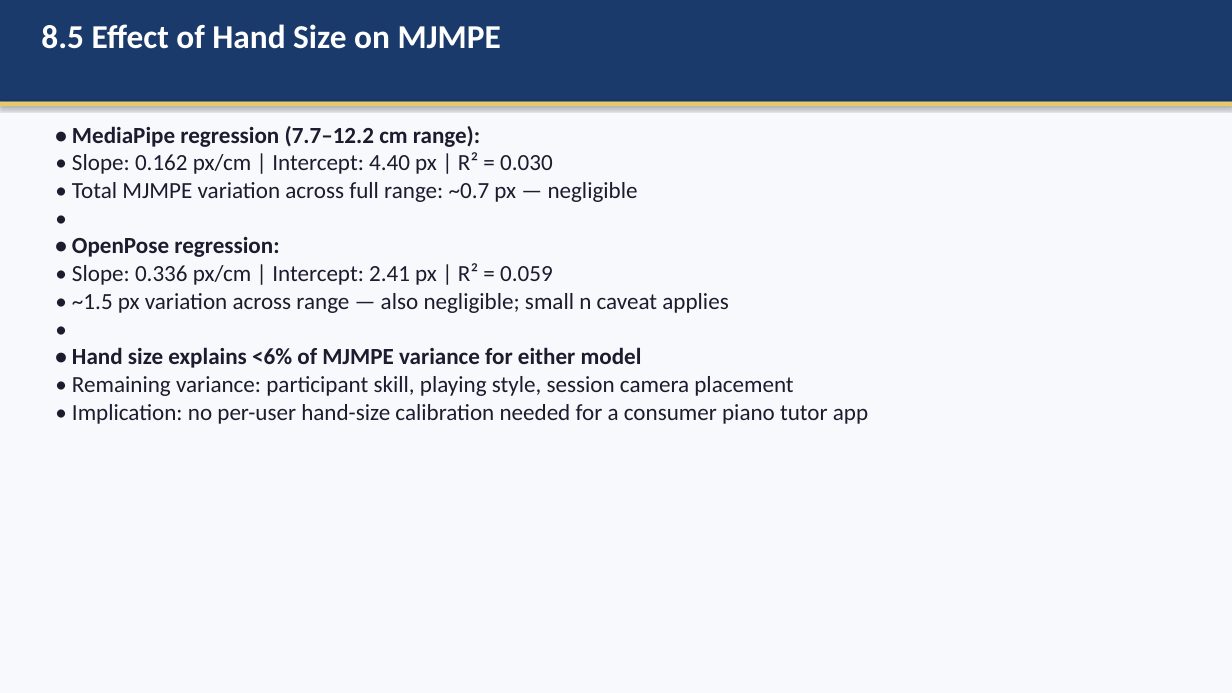
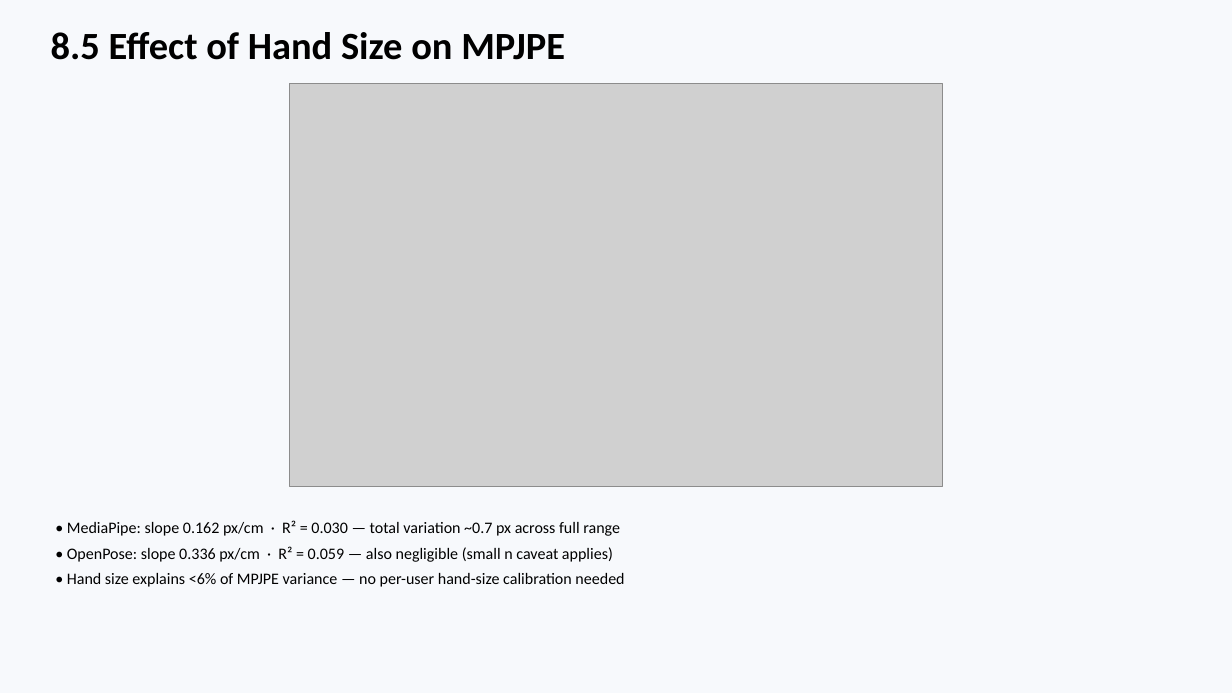
Before and after one commit to AayamRegmi/Comparative-Evaluation-of-Vision-Based-Finger-Tracking-for-Piano-Interaction, a slide deck: slide 19 of Documentation/Piano_Finger_Tracking_Presentation.pptx (slide 27 before the commit). Drawn at 1232x693 pixels with LibreOffice and Linux fonts; fonts in the diff are those of the drawing; grey boxes stand for pictures. Boxes give left, top, right and bottom in pixels: in the first picture for what was removed or moved away, otherwise in the second. Text is boxed around its words. In the diff, an @@ line names an element or a change of style, - is before the commit and + after.

Commit message:
Update documentation: replace MJMPE with MPJPE in report figures and redesign presentation
- Replace all section-8 chart screenshots in Word report with regenerated MPJPE-labelled plots
- Add MediaPipe-only per-finger MPJPE chart (Fig 8.2.3.b) replacing the combined view
- Redesign PowerPoint to use image placeholders and reduced text across all slides

```diff
--- a/Documentation/Piano_Finger_Tracking_Presentation.pptx
+++ b/Documentation/Piano_Finger_Tracking_Presentation.pptx
@@ rectangle removed at bbox=[0, 0, 1232, 102] @@
@@ text at bbox=[51, 32, 565, 60]: text changed; size 26 to 30 pt; text colour #FFFFFF to #000000 @@
-8.5 Effect of Hand Size on MJMPE
+8.5 Effect of Hand Size on MPJPE
@@ picture added at bbox=[289, 83, 943, 487] @@
@@ rectangle removed at bbox=[0, 102, 1232, 106] @@
@@ text at bbox=[67, 520, 624, 587]: text changed; size 18 to 12.5 pt; text colour #1C1C2E to #000000 @@
-• MediaPipe regression (7.7–12.2 cm range):
-• Slope: 0.162 px/cm | Intercept: 4.40 px | R² = 0.030
-• Total MJMPE variation across full range: ~0.7 px — negligible
-•
-• OpenPose regression:
-• Slope: 0.336 px/cm | Intercept: 2.41 px | R² = 0.059
-• ~1.5 px variation across range — also negligible; small n caveat applies
-•
-• Hand size explains <6% of MJMPE variance for either model
-• Remaining variance: participant skill, playing style, session camera placement
-• Implication: no per-user hand-size calibration needed for a consumer piano tutor app
+• MediaPipe: slope 0.162 px/cm · R² = 0.030 — total variation ~0.7 px across full range
+• OpenPose: slope 0.336 px/cm · R² = 0.059 — also negligible (small n caveat applies)
+• Hand size explains <6% of MPJPE variance — no per-user hand-size calibration needed
```
Also in this commit, not shown: 13 other slides changed, 4 slides added, 12 slides removed, 1 other file.
